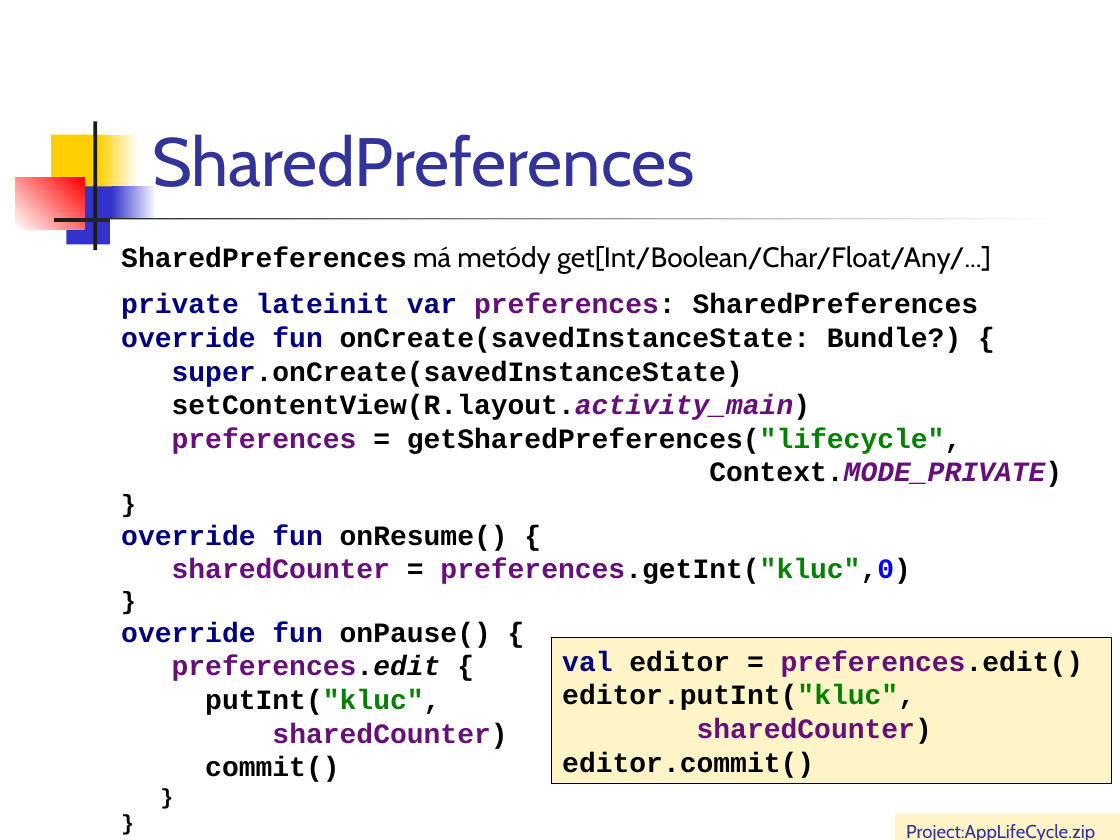
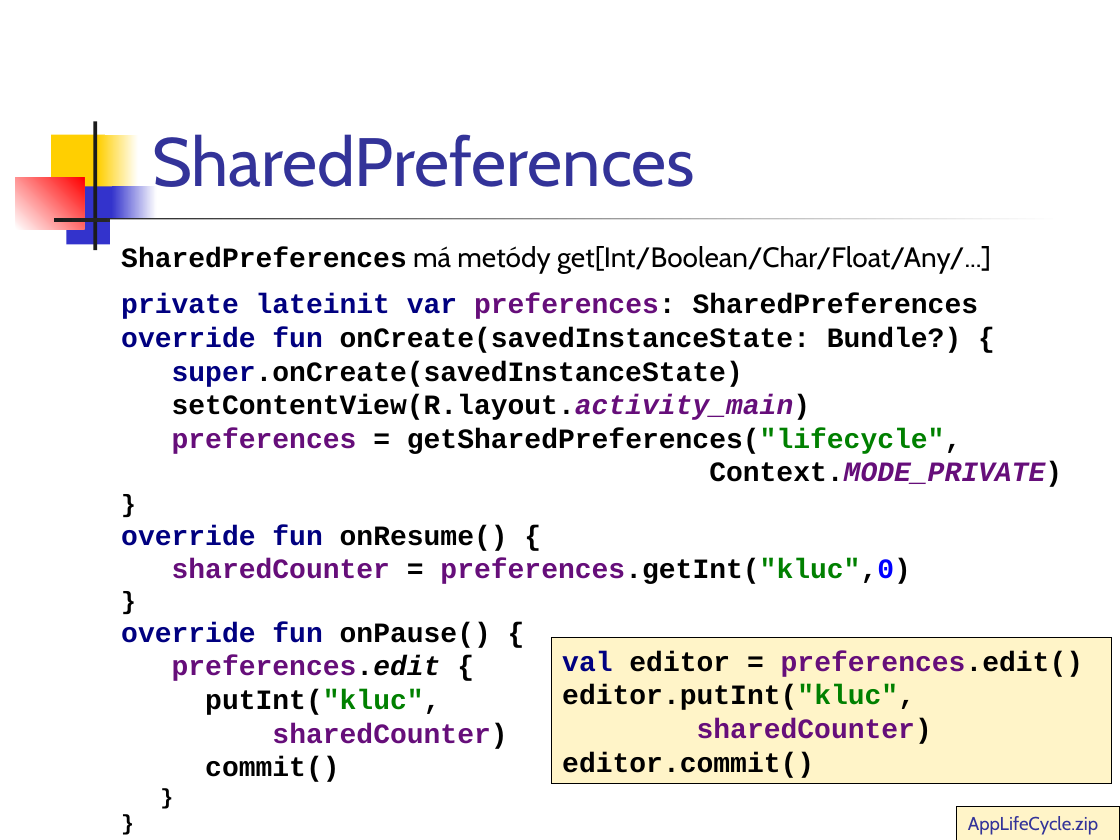
Before and after one commit to vmandro/Prednasky, a slide deck: slide 20 of 03/03_Android.ppt (slide 19 before the commit). Drawn at 1120x840 pixels with LibreOffice and Linux fonts; fonts in the diff are those of the drawing. Boxes give left, top, right and bottom in pixels: in the first picture for what was removed or moved away, otherwise in the second. Text is boxed around its words. In the diff, an @@ line names an element or a change of style, - is before the commit and + after.

```diff
--- a/03/03_Android.ppt
+++ b/03/03_Android.ppt
@@ rectangle "AppLifeCycle.zip" resized from (x1=895, y1=814, x2=1120, y2=840) to (x1=956, y1=806, x2=1120, y2=840) @@
@@ rectangle "AppLifeCycle.zip" at (x1=956, y1=806, x2=1120, y2=840): outline none to #000000 0.74 pt @@
@@ text in rectangle at (x1=968, y1=816, x2=1098, y2=835): text changed @@
-Project:AppLifeCycle.zip
+AppLifeCycle.zip
```
Also in this commit, not shown: 25 other slides changed, 3 slides added, 1 slide removed, 2 other files.
